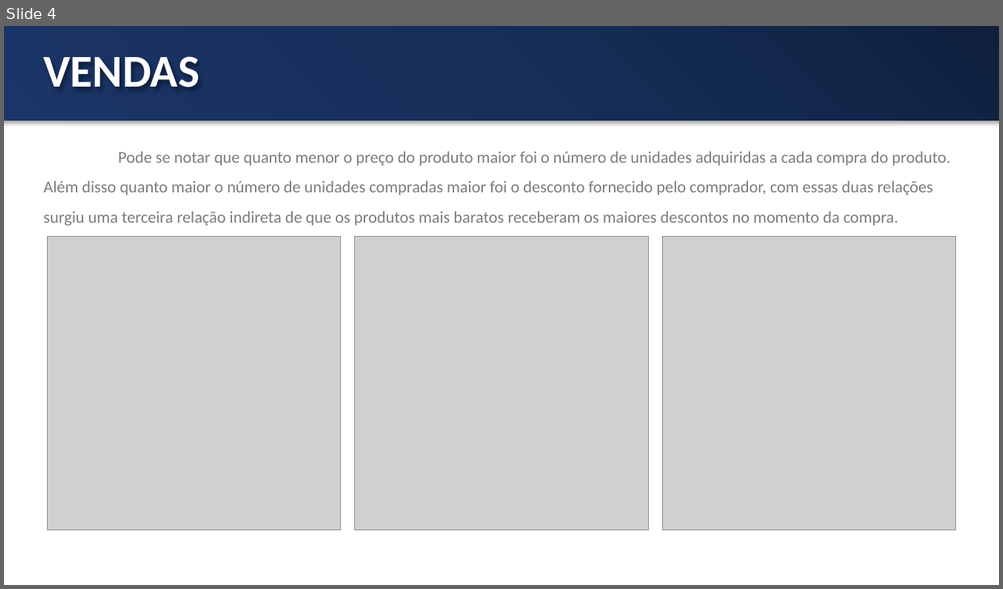
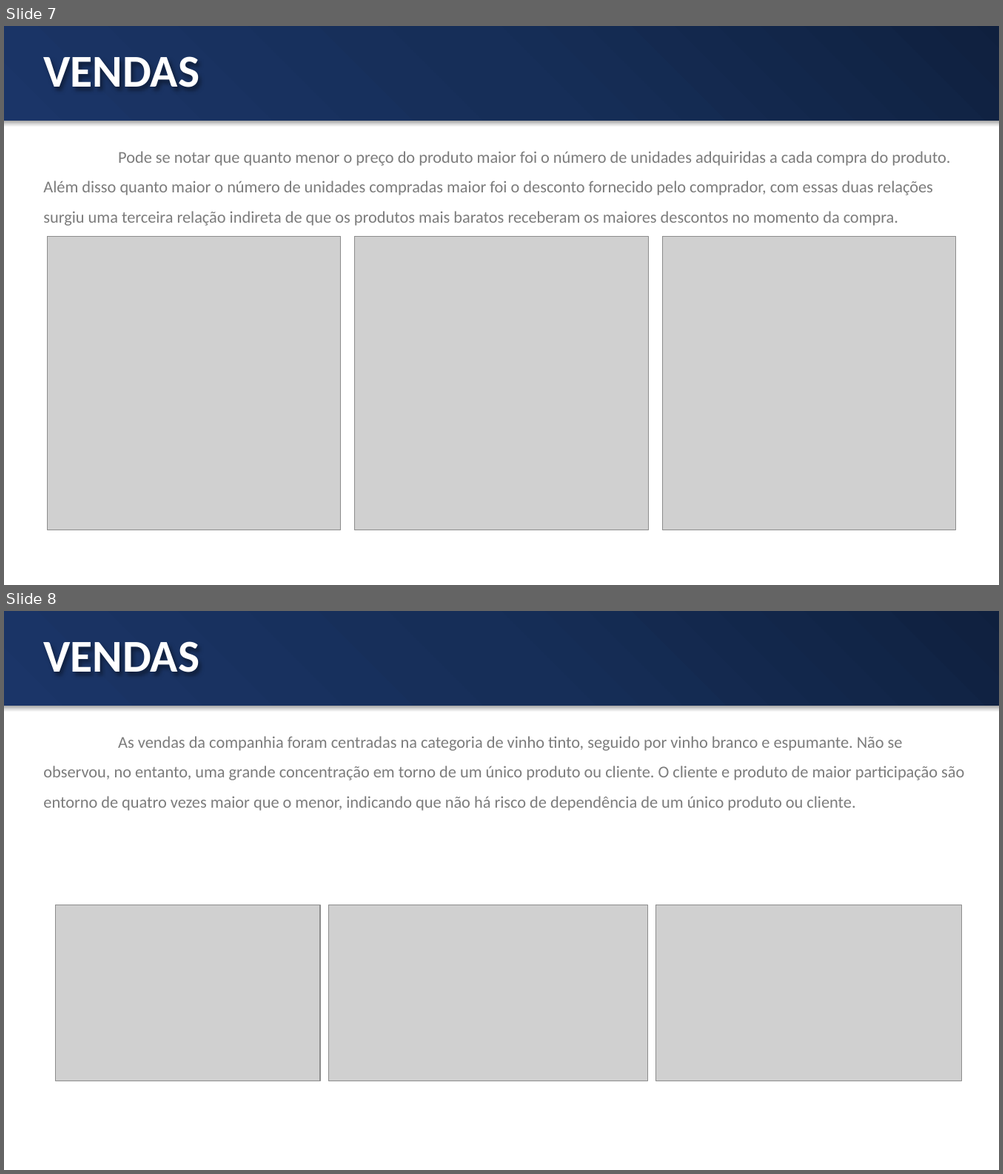
Before and after one commit to moesmatheus/modelagem-informacional, a slide deck: Apresentação.pptx. Shown one above the other, each under a label of ours: slide 4 before the commit, slides 7 and 8 after it. The pictures are 1003x589 and 1003x1174 pixels, drawn with LibreOffice and Linux fonts; fonts in the diff are those of the drawing; grey boxes stand for pictures. Boxes give left, top, right and bottom in pixels: in the first picture for what was removed or moved away, otherwise in the second. Text is boxed around its words. In the diff, an @@ line names an element or a change of style, - is before the commit and + after.

```diff
--- a/Apresentação.pptx
+++ b/Apresentação.pptx
@@ slide 8 added at (4, 611, 999, 1170), background #FFFFFF; not listed: 1 template element that a slide beside it also shows @@
@@ title added at (44, 641, 200, 672), 44 pt, text #FFFFFF, bold @@
+VENDAS
@@ text added at (43, 736, 964, 811), 16 pt, text #7C7C7C @@
+As vendas da companhia foram centradas na categoria de vinho tinto, seguido por vinho branco e espumante. Não se observou, no entanto, uma grande concentração em torno de um único produto ou cliente. O cliente e produto de maior participação são entorno de quatro vezes maior que o menor, indicando que não há risco de dependência de um único produto ou cliente.
@@ picture added at (56, 906, 319, 1082) @@
@@ picture added at (329, 906, 647, 1082) @@
@@ picture added at (656, 906, 962, 1082) @@
@@ what was slide 4 is now slide 7 @@
```
Also in this commit, not shown: 1 slide changed, 3 other slides added, 1 other file.
